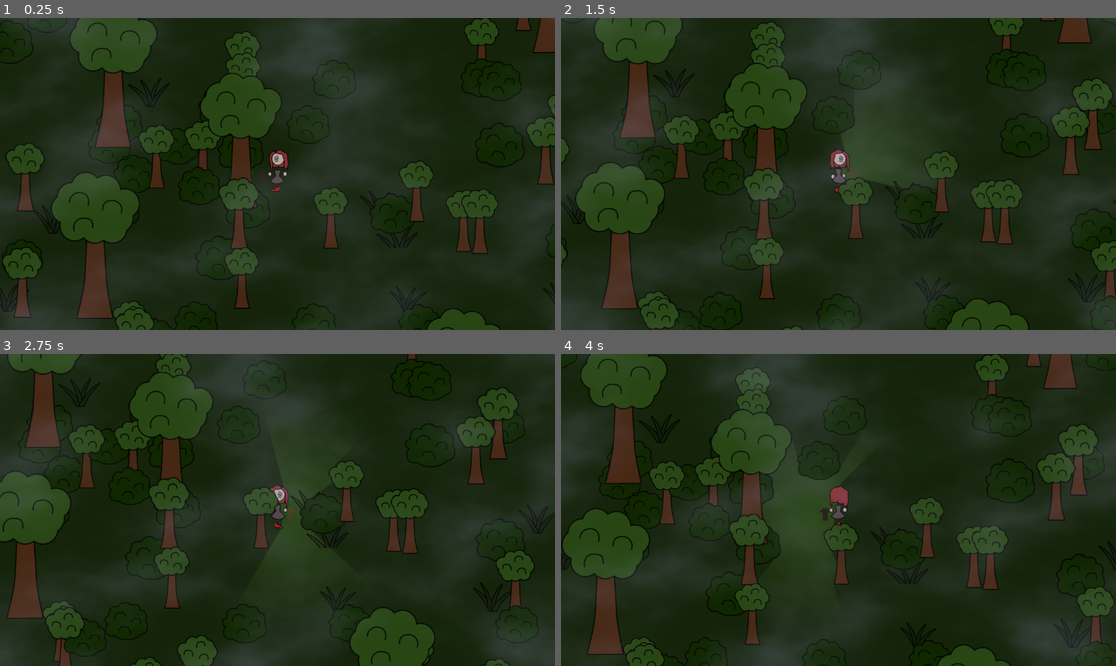
Above: before the commit, frames 1-4 (two rows, left to right).
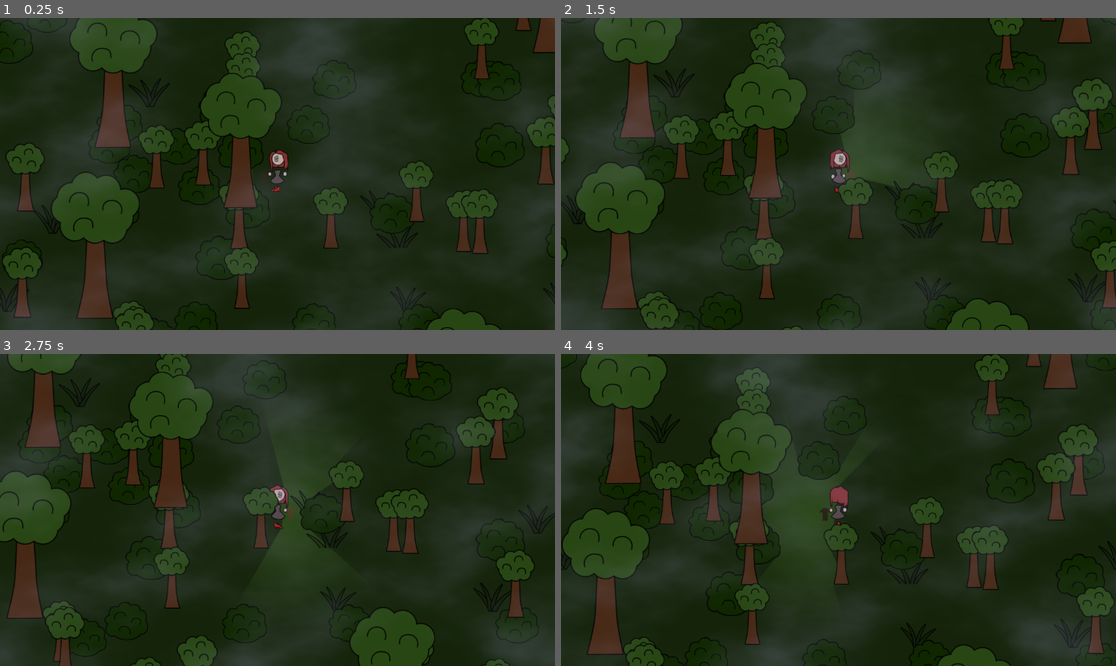
Above: after the commit, the same moments.

Repository: Jerrylikesgreen/-la-Santa-Compa-a
Game: Godot game, scene res://Scenes/forest.tscn
Two runs of this game, one before a commit and one after it. Both use one fixed random seed, a clock stepped at 60 frames per second and the inputs below. The project has no main scene, so this scene is started directly.
Inputs (mouse positions are in pixels of both pictures, inside the frame that each line leads up to):
- Up to frame 1 (0.25 s): no input
- Up to frame 2 (1.5 s): move the mouse to (960, 158) at 0.52 s; hold D (Right) 0.53-1.28 s; click (960, 158) at 0.6 s; move the mouse to (727, 189) at 1.27 s; hold S (Down) from 1.28 s (still down); click (727, 189) at 1.35 s
- Up to frame 3 (2.75 s): move the mouse to (333, 441) at 2.02 s; release S (Down) at 2.03 s; hold D (Right) from 2.03 s (still down); click (333, 441) at 2.1 s
- Up to frame 4 (4 s): move the mouse to (810, 572) at 2.77 s; release D (Right) at 2.78 s; hold W (Up) 2.78-3.53 s; click (810, 572) at 2.85 s; move the mouse to (1005, 556) at 3.52 s; hold A (Left) from 3.53 s (still down); click (1005, 556) at 3.6 s

The runs differ from the first frame. In frame 1, 0.7% of the frame differs, in the area x 28-89%, y 12-62%; in frame 2, 0.8%; in frame 3, 0.8%, in the area x 11-95%, y 1-96%; in frame 4, 0.8%.

Commit message:
Adjust z_index values for tree scene nodes
Updated z_index properties for TreeTrunkLarge, TreeTopLarge, and TreeTrunkSmall nodes to improve rendering order in tree_large.tscn and tree_small.tscn scenes.

Diff:
--- a/Scenes/tree_large.tscn
+++ b/Scenes/tree_large.tscn
@@ -115,14 +115,14 @@
 z_index = 2
 
 [node name="TreeTrunkLarge" type="Polygon2D" parent="."]
-z_index = 2
+z_index = 11
 texture = ExtResource("1_niuhb")
 polygon = PackedVector2Array(22, -86.4, 20, -86.5, -20, -86.5, -20, -85.5, -25, 1.4000015, -25, 13.099998, -36, 68, -36, 86.5, 36, 86.5, 36, 58.899994, 28.699997, 17.5, 27.900002, 17.5, 22, -72.6)
 uv = PackedVector2Array(58, 0.1, 56, 0, 16, 0, 16, 1, 11, 87.9, 11, 99.6, 0, 154.5, 0, 173, 72, 173, 72, 145.4, 64.7, 104, 63.9, 104, 58, 13.9)
 polygons = [PackedInt32Array(0, 1, 2, 3, 4, 5, 6, 7, 8, 9, 10, 11, 12)]
 
 [node name="TreeTopLarge" type="Polygon2D" parent="."]
-z_index = 10
+z_index = 12
 position = Vector2(1, -129)
 texture = ExtResource("2_7p4iv")
 polygon = PackedVector2Array(-3.5, -69, -32.7, -69, -36, -67, -38.5, -67, -49.5, -52.7, -58.6, -50, -61.3, -50, -70.3,  …(608 unchanged characters)…
--- a/Scenes/tree_small.tscn
+++ b/Scenes/tree_small.tscn
@@ -116,7 +116,7 @@
 [node name="VisualRoot" type="Node2D" parent="."]
 
 [node name="TreeTrunkSmall" type="Polygon2D" parent="VisualRoot"]
-z_index = 2
+z_index = 3
 texture = ExtResource("1_5xa6y")
 polygon = PackedVector2Array(13, -41, -13, -41, -13, -39, -18, 17.900002, -18, 41, 18, 41, 18, 21.2, 13, -28.2)
 uv = PackedVector2Array(31, 0, 5, 0, 5, 2, 0, 58.9, 0, 82, 36, 82, 36, 62.2, 31, 12.8)
